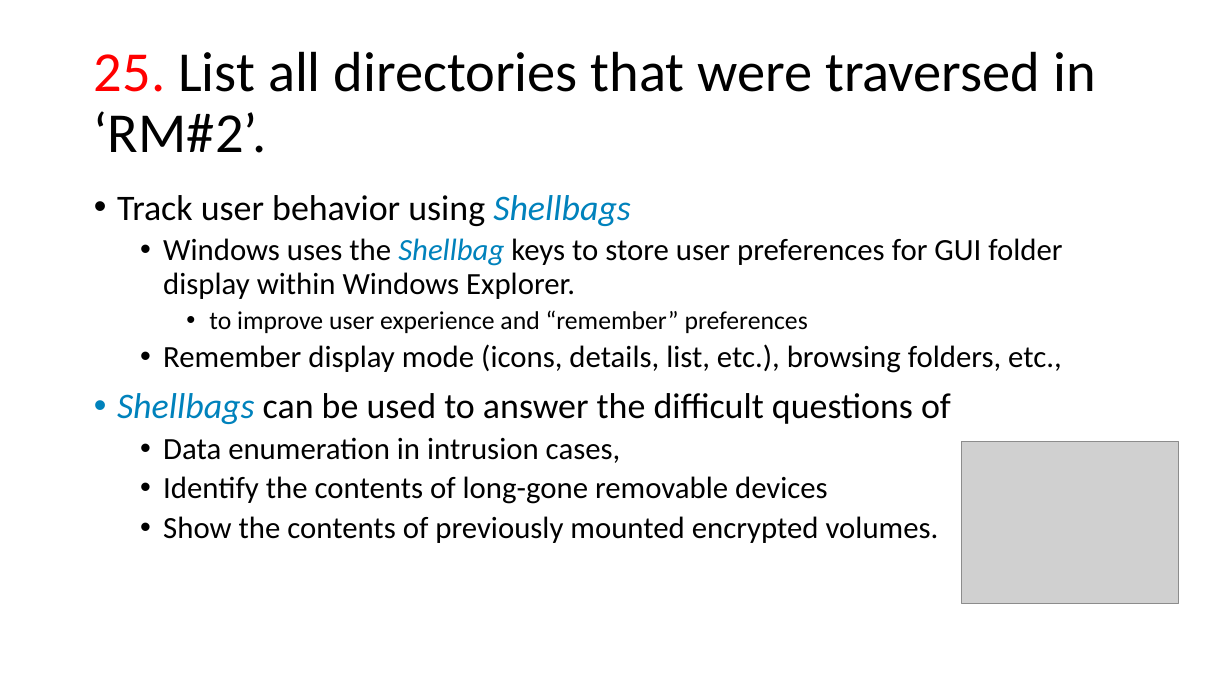
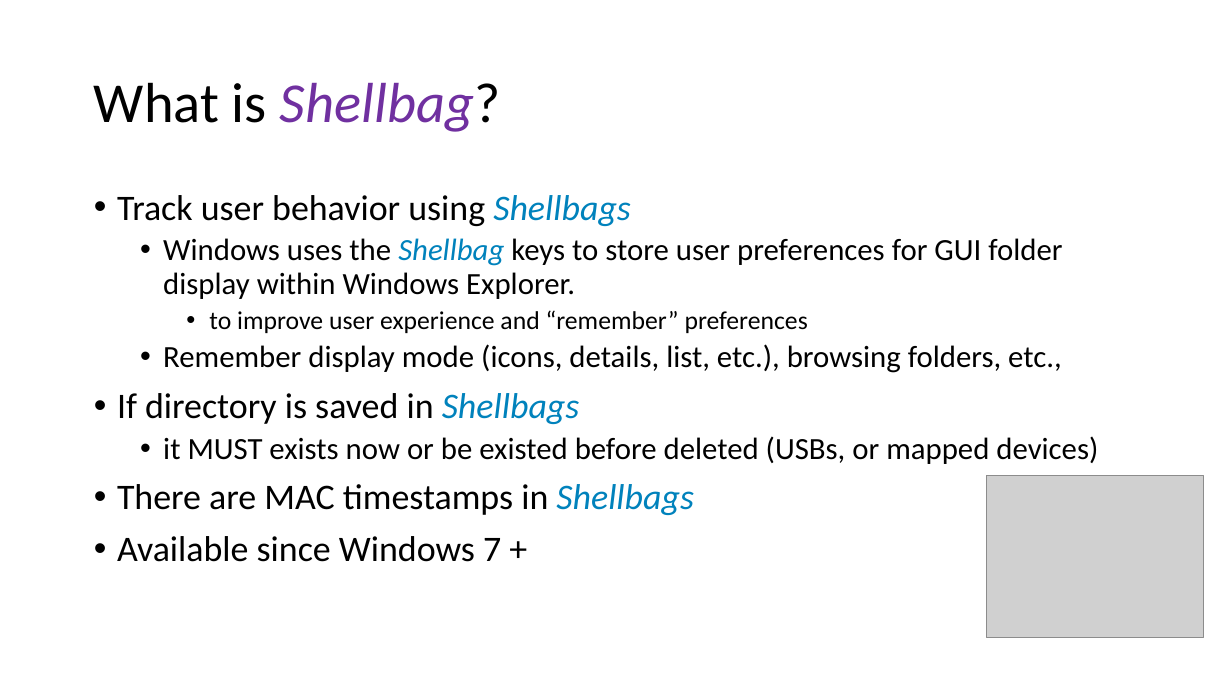
Before and after one commit to frankwxu/digital-forensics-lab, a slide deck: slide 12 of NIST_Data_Leakage_Case/NIST_Data_Leakage_06_Network_Shellbag_Jumplist.pptx (slide 7 before the commit). Drawn at 1232x693 pixels with LibreOffice and Linux fonts; fonts in the diff are those of the drawing; grey boxes stand for pictures; background and template pictures are left out. Boxes give left, top, right and bottom in pixels: in the first picture for what was removed or moved away, otherwise in the second. Text is boxed around its words. In the diff, an @@ line names an element or a change of style, - is before the commit and + after.

```diff
--- a/NIST_Data_Leakage_Case/NIST_Data_Leakage_06_Network_Shellbag_Jumplist.pptx
+++ b/NIST_Data_Leakage_Case/NIST_Data_Leakage_06_Network_Shellbag_Jumplist.pptx
@@ title at [94, 82, 501, 132]: text changed; text colour #000000 to #7030A0; italic on @@
-25. List all directories that were traversed in ‘RM#2’.
+What is Shellbag?
@@ text at [117, 393, 1098, 562]: text changed; size 24 to 28 pt @@
-• Shellbags can be used to answer the difficult questions of
-  • Data enumeration in intrusion cases,
-  • Identify the contents of long-gone removable devices
-  • Show the contents of previously mounted encrypted volumes.
+• If directory is saved in Shellbags
+  • it MUST exists now or be existed before deleted (USBs, or mapped devices)
+• There are MAC timestamps in Shellbags
+• Available since Windows 7 +
@@ picture: place and size @@
-picture at [962, 441, 1178, 604]
+picture at [987, 475, 1203, 638]
```
Also in this commit, not shown: 9 other slides changed, 9 slides added, 1 slide removed, 1 other file.
